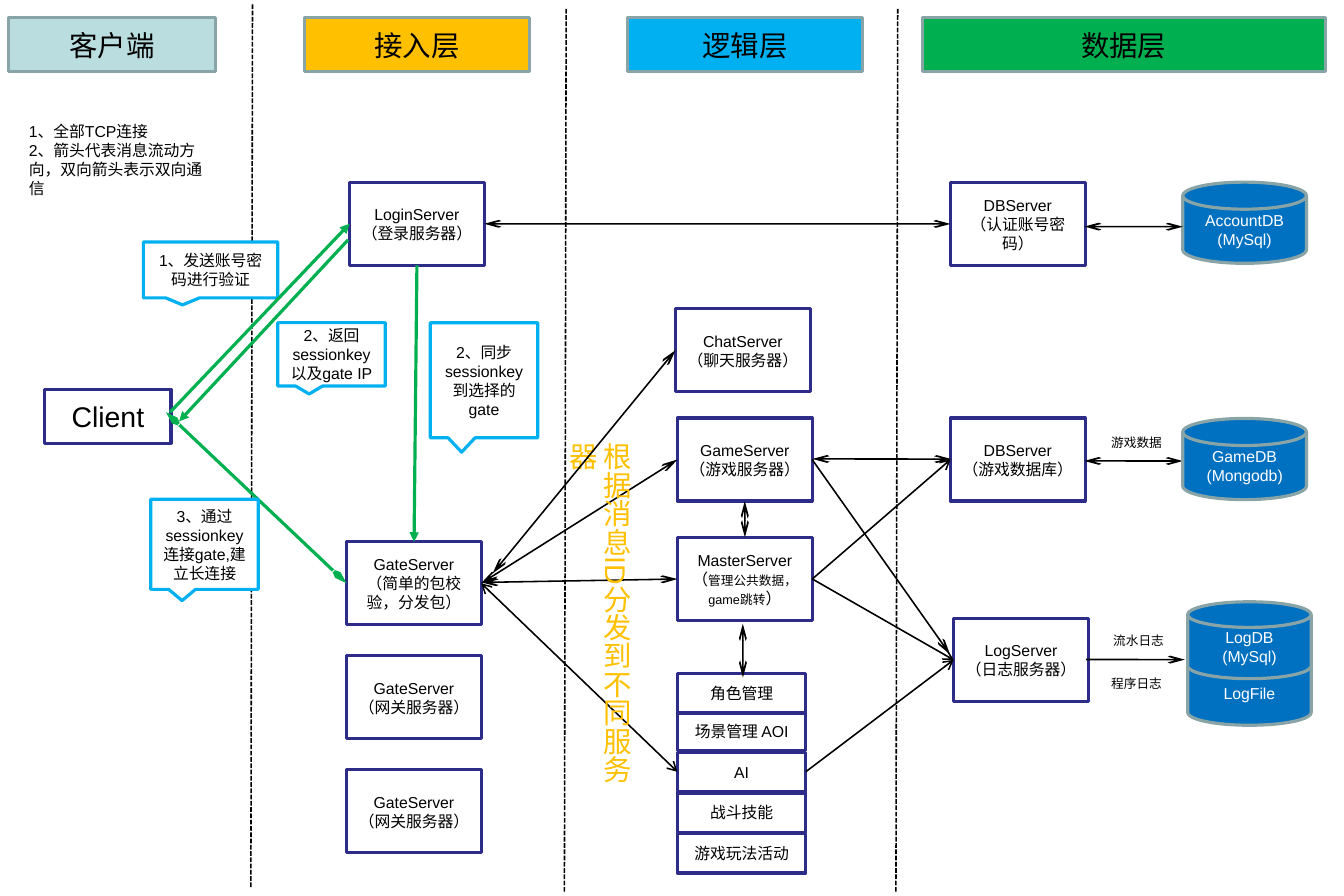
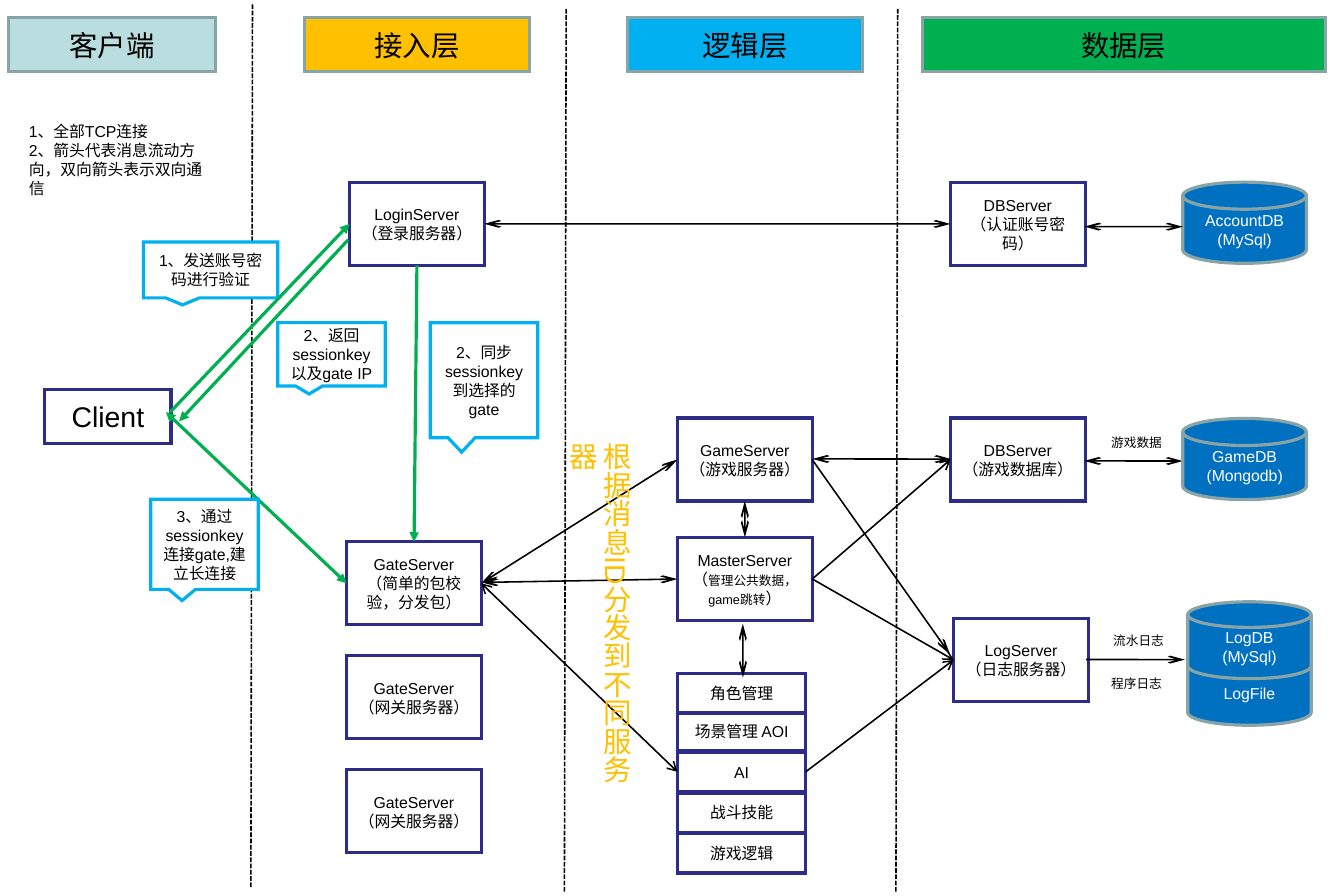
Before and after one commit to javapretty/game_server, a slide deck: slide 1 of doc/服务器架构图.ppt. Drawn at 1344x896 pixels with LibreOffice and Linux fonts; fonts in the diff are those of the drawing. Boxes give left, top, right and bottom in pixels: in the first picture for what was removed or moved away, otherwise in the second. Text is boxed around its words. In the diff, an @@ line names an element or a change of style, - is before the commit and + after.

```diff
--- a/doc/服务器架构图.ppt
+++ b/doc/服务器架构图.ppt
@@ rectangle removed at box(676, 308, 810, 391) @@
-ChatServer
-（聊天服务器）
@@ double arrow removed from (493, 574) to (676, 351) @@
@@ double arrow (166, 412) - (347, 584): arrowheads changed @@
@@ text in rectangle at box(710, 846, 773, 861): text changed @@
-游戏玩法活动
+游戏逻辑
```
Also in this commit, not shown: 4 other files.
